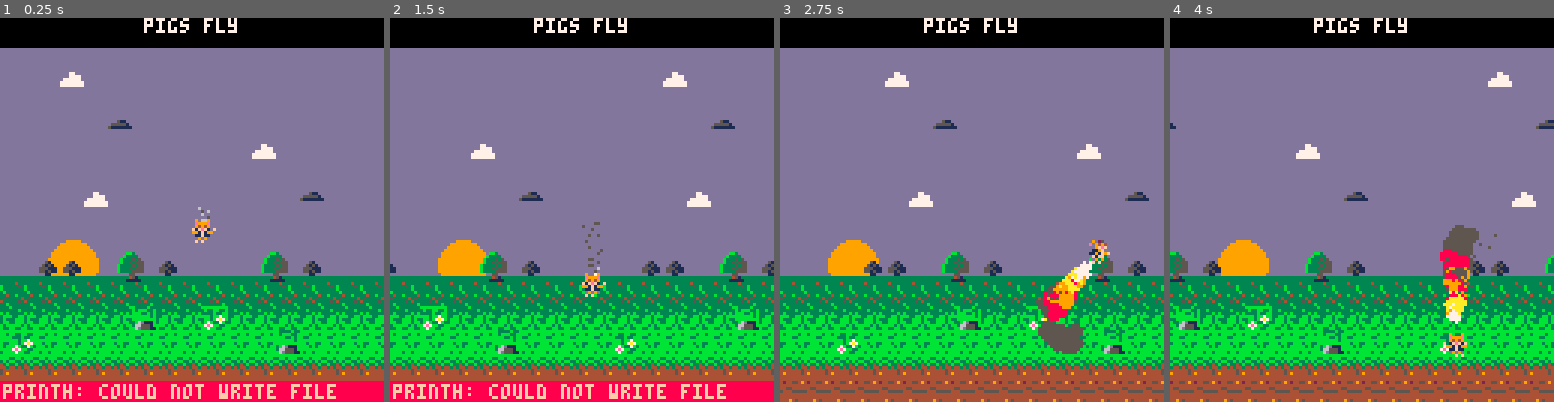
Above: before the commit, frames 1-4 (left to right).
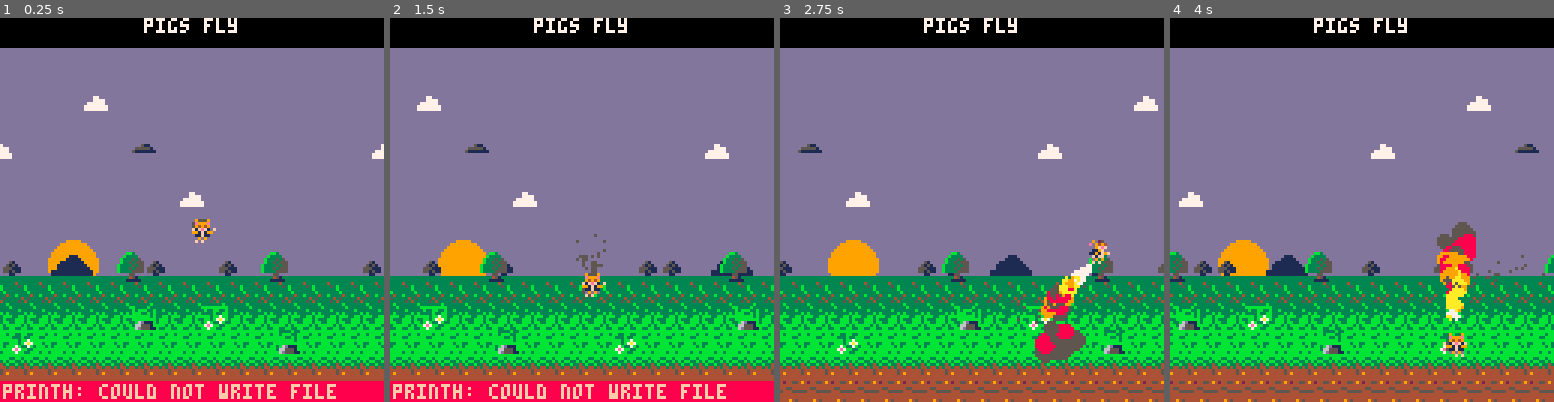
Above: after the commit, the same moments.

Repository: eric-j-owen/pigs-fly
Game: PICO-8 cartridge pigs-fly.p8
Same seed, same stepped clock (60 frames per second), same inputs: the game is played once before the commit and once after it.
Inputs:
- Up to frame 1 (0.25 s): no input
- Up to frame 2 (1.5 s): tap X (X key) at 0.33, 1.07 s; tap O (Z key) at 0.7 s
- Up to frame 3 (2.75 s): hold Right 1.6-2.1 s; tap O (Z key) at 1.7, 2.1, 2.5 s; tap X (X key) at 1.85 s; hold Up 2.15-2.42 s; hold Right from 2.47 s (still down)
- Up to frame 4 (4 s): tap O (Z key) at 2.9, 3.3, 3.7 s; tap X (X key) at 2.97 s; release Right at 3.03 s; hold Left 3.08-3.58 s; hold Down 3.63-3.97 s

The runs differ from the first frame. In frame 1, 2.5% of the frame differs, in the area x 0-100%, y 14-68%; in frame 2, 2.3%; in frame 3, 3.9%, in the area x 0-100%, y 14-90%; in frame 4, 3.8%.

Commit message:
slight refactor

Diff:
--- a/pigs-fly.p8
+++ b/pigs-fly.p8
@@ -4,13 +4,45 @@
 #include src/main.lua
 #include src/utils.lua
 #include src/consts.lua
-#include src/game/state.lua
-#include src/game/levels.lua
-#include src/characters/entity.lua
-#include src/characters/player.lua
-#include src/characters/enemy.lua
+#include src/entity.lua
+#include src/state/state.lua
+#include src/state/levels.lua
+#include src/gameplay/player.lua
+#include src/gameplay/enemy.lua
 #include src/effects/particle.lua
-#include src/effects/fxsys.lua
+#include src/effects/fxmgr.lua
+…(32 lines of a section not shown)…
 
 
 
@@ -111,19 +143,22 @@
 
 
 __map__
-4444444444444444444444444400444400000000000000000000000000000000000000000000000000000000000000000000000000000000000000000000000000000000000000000000000000000000000000000000000000000000000000000000000000000000000000000000000000000000000000000000000000000000
-4444444444444444444444444444444400000000000000000000000000000000000000000000000000000000000000000000000000000000000000000000000000000000000000000000000000000000000000000000000000000000000000000000000000000000000000000000000000000000000000000000000000000000
-4444444443444444440000444444444400000000000000000000000000000000000000000000000000000000000000000000000000000000000000000000000000000000000000000000000000000000000000000000000000000000000000000000000000000000000000000000000000000000000000000000000000000000
-4444444444444444444444444444444400000000000000000000000000000000000000000000000000000000000000000000000000000000000000000000000000000000000000000000000000000000000000000000000000000000000000000000000000000000000000000000000000000000000000000000000000000000
-4444444444444544444444444444444400000000000000000000000000000000000000000000000000000000000000000000000000000000000000000000000000000000000000000000000000000000000000000000000000000000000000000000000000000000000000000000000000000000000000000000000000000000
-4444004444444444444444444344444400000000000000000000000000000000000000000000000000000000000000000000000000000000000000000000000000000000000000000000000000000000000000000000000000000000000000000000000000000000000000000000000000000000000000000000000000000000
-4444444444444444444444444444444400000000000000000000000000000000000000000000000000000000000000000000000000000000000000000000000000000000000000000000000000000000000000000000000000000000000000000000000000000000000000000000000000000000000000000000000000000000
-4444444444434444444444444444454400000000000000000000000000000000000000000000000000000000000000000000000000000000000000000000000000000000000000000000000000000000000000000000000000000000000000000000000000000000000000000000000000000000000000000000000000000000
-4444444444444444440055444444444400000000000000000000000000000000000000000000000000000000000000000000000000000000000000000000000000000000000000000000000000000000000000000000000000000000000000000000000000000000000000000000000000000000000000000000000000000000
-0059594444446263444455556263444400000000000000000000000000000000000000000000000000000000000000000000000000000000000000000000000000000000000000000000000000000000000000000000000000000000000000000000000000000000000000000000000000000000000000000000000000000000
-4242425050427273504242427273504200000000000000000000000000000000000000000000000000000000000000000000000000000000000000000000000000000000000000000000000000000000000000000000000000000000000000000000000000000000000000000000000000000000000000000000000000000000
-6060606060606060606060606060606000000000000000000000000000000000000000000000000000000000000000000000000000000000000000000000000000000000000000000000000000000000000000000000000000000000000000000000000000000000000000000000000000000000000000000000000000000000
+0000000000000000000000000000000000000000000000000000000000000000000000000000000000000000000000000000000000000000000000000000000000000000000000000000000000000000000000000000000000000000000000000000000000000000000000000000000000000000000000000000000000000000
+0000000000000000000000000000000000444444444444444444444400000000000000000000000000000000000000000000000000000000000000000000000000000000000000000000000000000000000000000000000000000000000000000000000000000000000000000000000000000000000000000000000000000000
+0000000000000000000000000000000000444444444444444444444400000000000000000000000000000000000000000000000000000000000000000000000000000000000000000000000000000000000000000000000000000000000000000000000000000000000000000000000000000000000000000000000000000000
+0000000000000000000000000000000000444444444344444444000000000000000000000000000000000000000000000000000000000000000000000000000000000000000000000000000000000000000000000000000000000000000000000000000000000000000000000000000000000000000000000000000000000000
+0000000000000000000000000000000000444444444444444444444400000000000000000000000045000000000000000000000000000000000000000000000000000000000000000000000000000000000000000000000000000000000000000000000000000000000000000000000000000000000000000000000000000000
+0000000000000000000000000000000000434444444444454444444400000000000000000000000000000000000000000043000000004748000043000000000000494a4b4c0000000000000000000000000000000000000000000000000000000000000000000000000000000000000000000000000000000000000000000000
+0000000000000000000000000000000000444400444444444444444400000000004500000000000000000000000000000000000000005758000000000000000000595a5b5c0000000000000000000000000000000000000000000000000000000000000000000000000000000000000000000000000000000000000000000000
+0000000000000000000000000000000000444444444444444443444400000000000000000000000000000000000045000000000000000000000000000000000000696a6b6c0000000000000000000000000000000000000000000000000000000000000000000000000000000000000000000000000000000000000000000000
+0000000000000000000000000000000000444444444400444444444400000000000000000000000000004500000000000000000000000000000000000000000000797a7b7c0000494a4b4c0000000000000000000000000000000000000000000000000000000000000000000000000000000000000000000000000000000000
+0000004444446263000000006263000000444400004444444444000000000000000000000000000000000000000000000000000000004300000000004300000000000000000000595a5b5c0000000000000000000000000000000000000000000000000000000000000000000000000000000000000000000000000000000000
+4242424242427273424242427273424200000054550000000000000000000000000045000000000000000000000000000047480000000000000000000000000000000000000000696a6b6c0000000000000000000000000000000000000000000000000000000000000000000000000000000000000000000000000000000000
+6060606060606060606060606060606050500064650000500000500000000000000000000000000000000000000000000057580000000000000000000000000000000000000000797a7b7c0000000000000000000000000000000000000000000000000000000000000000000000000000000000000000000000000000000000
 5151515151515152515141515151515100000000000000000000000000000000000000000000000000000000000000000000000000000000000000000000000000000000000000000000000000000000000000000000000000000000000000000000000000000000000000000000000000000000000000000000000000000000
 4040414040404040404040404052404000000000000000000000000000000000000000000000000000000000000000000000000000000000000000000000000000000000000000000000000000000000000000000000000000000000000000000000000000000000000000000000000000000000000000000000000000000000
 7171717171717171717171717171717100000000000000000000000000000000000000000000000000000000000000000000000000000000000000000000000000000000000000000000000000000000000000000000000000000000000000000000000000000000000000000000000000000000000000000000000000000000
-7070707070707070707070707070707000000000000000000000000000000000000000000000000000000000000000000000000000000000000000000000000000000000000000000000000000000000000000000000000000000000000000000000000000000000000000000000000000000000000000000000000000000000
+7070707070707070707070707070707000000000000000000000000000000000000000000000000000000000000000000000000000000000000000000000000000998a99999b8a000000000000000000000000000000000000000000000000000000000000000000000000000000000000000000000000000000000000000000
+0000000000000000000000000000000000000000000000000000000000000000000000000000000000000000000089998a990000000000000000000000000000898888888888888a0000000000000000000000000000000000000000000000000000000000000000000000000000000000000000000000000000000000000000
+000000000000000000000000000000000000000000000000000000000000000000000000000000000000000000009b8888888b0000898a000000000000000000898888888888888b0000000000000000000000000000000000000000000000000000000000000000000000000000000000000000000000000000000000000000
+000000000000000000000000000000000000000000000000000000000000000000000000000000000000000000000098988b0000008c8b000000000000000000008c8b8c989898000000000000000000000000000000000000000000000000000000000000000000000000000000000000000000000000000000000000000000
--- a/src/effects/fxsys.lua
+++ b/src/effects/fxmgr.lua
@@ -1,48 +1,51 @@
-fx_sys = {
+fx_mgr = {
     parts = {},
     fx = {
         jet_thrust = {
-            amt     =10,
-            sprd    =3,
+            amt     = 5,
+            sprd    = 2,
             c       = 7,
             c_tbl   = {7,10,9,8,5},
             dy      = .5,
             grow    = true,
+            init = function(p)
+                p.dx = rnd(.5)-.25
+                p.die = 10+rnd(20)
+            end,
         },
 
         jet_idle = {
             amt     = 1,
             sprd    = 1,
-            c       = 7,
-            c_tbl   = {7,6,5,5},
+            c       = 5,
+            c_tbl   = {5,5,5},
             dy      = -.35,
+            r       = 2,
+            shrink  = true,
+
+            init = function(p)
+                p.dx = (rnd(4)-2) * .05
+                p.dy = (rnd(4)-2) * .05
+                p.die = rnd(30) + 30
+            end
         },
     }
 }
 
 
-function fx_sys.spawn(name,args)
-    local eff = fx_sys.fx[name]
-    if not eff then return end
+function fx_mgr:spawn(name,args)
+    local f = self.fx[name]
+    if not f then return end
 
-    --include any args passed into object
+    --include any args passed into spawn function
     local a = {}
-    for k,v in pairs(eff) do a[k] = v end
+    for k,v in pairs(f) do
+        if k ~= "init" then a[k] = v end
+    end
     for k,v in pairs(args) do a[k] = v end
 
     --create particles
     for i=1,a.amt do
-        if name == "jet_thrust" then
-            a.dx = rnd(.5)-.25
-            a.die = 5+rnd(20)
-        end
-
-        if name == "jet_idle" then
-            a.dx = (rnd(4)-2) * .08
-            a.die = rnd(30) + 10
-        end
-
-
         local p = Particle:new({
             x      = a.x + rnd(a.sprd) - a.sprd / 2,
             y      = a.y + rnd(a.sprd) - a.sprd / 2,
@@ -58,22 +61,25 @@
             shrink = a.shrink or false,
         })
 
-        add(fx_sys.parts, p )
+        --calls init for dynamic variables that need to be reinitialized every iteration
+        if f.init then f.init(p) end
+
+        add(fx_mgr.parts, p )
     end
 end
 
 
-function fx_sys.update()
-    for p in all(fx_sys.parts) do
+function fx_mgr:update()
+    for p in all(self.parts) do
         p:update()
         if p.t > p.die then
-            del(fx_sys.parts, p)
+            del(self.parts, p)
         end
     end
 end
 
-function fx_sys.draw()
-   for p in all(fx_sys.parts) do
+function fx_mgr:draw()
+   for p in all(self.parts) do
         p:draw()
    end
 end
--- a/src/effects/particle.lua
+++ b/src/effects/particle.lua
@@ -23,7 +23,7 @@
     --physics
     if s.grav then s.dy += .5 end
     if s.grow then s.r += .1 end
-    if s.shrink then s.r -= .06 end
+    if s.shrink then s.r -= .1 end
 
     --move
     s.x += s.dx
--- a/src/characters/player.lua
+++ b/src/gameplay/player.lua
@@ -71,15 +71,15 @@
     if s.dy > 0 then dir_y *= -1 end
 
     if isFalling or s.y == bounds.btm then
-        fx_sys.spawn("jet_idle", {x = s.x+4, y = s.y+4})
+        fx_mgr:spawn("jet_idle", {x = s.x+3, y = s.y+4})
     elseif left and not isFalling then
-        fx_sys.spawn("jet_thrust", {x = s.x + off_x, y = s.y + off_y, dy = dir_y})
+        fx_mgr:spawn("jet_thrust", {x = s.x + off_x, y = s.y + off_y, dy = dir_y})
     elseif right then
-        fx_sys.spawn("jet_thrust", {x = s.x, y = s.y + off_y, dy = dir_y})
+        fx_mgr:spawn("jet_thrust", {x = s.x, y = s.y + off_y, dy = dir_y})
     elseif up then
-        fx_sys.spawn("jet_thrust", {x = s.x + 3.5, y = s.y + 10, dy = dir_y})
+        fx_mgr:spawn("jet_thrust", {x = s.x + 3.5, y = s.y + 10, dy = dir_y})
     elseif down then
-        fx_sys.spawn("jet_thrust", {x = s.x + 3.5, y = s.y - 4, dy = dir_y})
+        fx_mgr:spawn("jet_thrust", {x = s.x + 3.5, y = s.y - 4, dy = dir_y})
     end
 
 
--- a/src/game/levels.lua
+++ b/src/state/levels.lua
@@ -1,11 +1,11 @@
-levels = {
-    --map data
-    --enemy data
-    --win condition
-    --transition
+level_mgr = {
+    levels = {},
+    curr_lvl = 1,
+    nxt_lvl = function(self) self.curr_lvl += 1 end,
 }
 
-levels[1] = {
+
+level_mgr.levels[1] = {
     frnt_x = 0, --front layer x position
     sky_x = 0,  -- sky layer x posistion
     back_x = 0,  -- back layer x posistion
@@ -43,5 +43,11 @@
 
 }
 
-levels[2] = {}
-levels[3] = {}
+level_mgr.levels[2] = {
+    frnt_x = 0,
+    mid_x = 0,
+    back_x = 0,
+    update = function(self) end,
+    draw = function(self) end,
+}
+level_mgr.levels[3] = {}
--- a/src/game/state.lua
+++ b/src/state/state.lua
@@ -1,24 +1,21 @@
-local curr_state = nil
-local lvl_data = nil
-local curr_lvl = 1
 
 
 
 local function main_init()
+    curr_lvl = level_mgr.curr_lvl
 end
 
 local function main_update()
-
-    levels[1]:update()
-    fx_sys.update()
+    level_mgr.levels[curr_lvl]:update()
+    fx_mgr:update()
     p1:update()
 end
 
 local function main_draw()
     cls(0)
-    levels[1]:draw()
 
-    fx_sys.draw()
+    level_mgr.levels[curr_lvl]:draw()
+    fx_mgr:draw()
     p1:draw()
 
     rectfill(0,0,127,9,0)
Not shown, changed: 101 lines of the sprite sheet (__gfx__) section of pigs-fly.p8
Renamed: src/characters/entity.lua -> src/entity.lua
Renamed: src/characters/enemy.lua -> src/gameplay/enemy.lua
